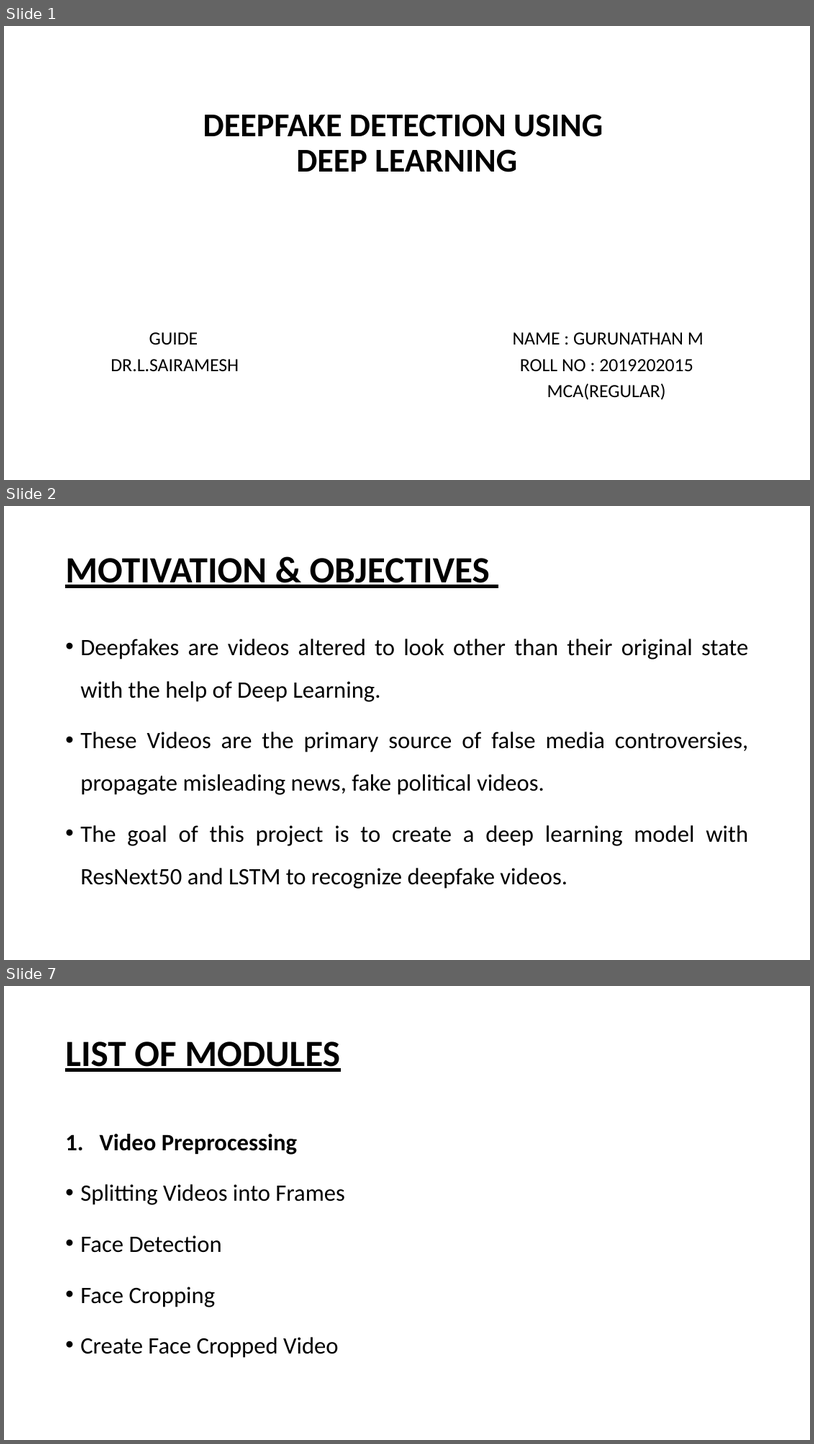
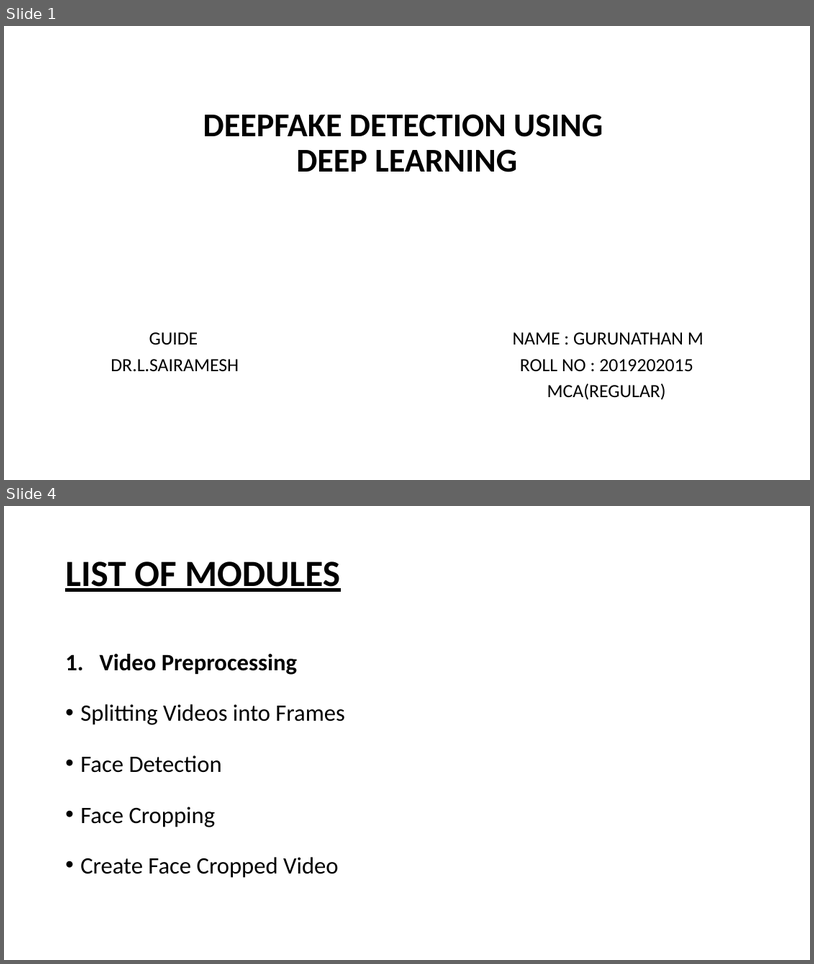
Before and after one commit to gurukms07/deepfakedetection, a slide deck: Second_Review/DEEPFAKE DETECTION2.pptx. Shown one above the other, each under a label of ours: slides 1, 2 and 7 before the commit, slides 1 and 4 after it; the slides between them are not shown. The pictures are 814x1444 and 814x964 pixels, drawn with LibreOffice and Linux fonts; fonts in the diff are those of the drawing. Boxes give left, top, right and bottom in pixels: in the first picture for what was removed or moved away, otherwise in the second. Text is boxed around its words. In the diff, an @@ line names an element or a change of style, - is before the commit and + after.

```diff
--- a/Second_Review/DEEPFAKE DETECTION2.pptx
+++ b/Second_Review/DEEPFAKE DETECTION2.pptx
@@ slide 2 removed at [4, 506, 810, 960], background #FFFFFF @@
@@ title removed at [65, 558, 490, 588] @@
-MOTIVATION & OBJECTIVES
@@ text removed at [80, 638, 748, 888] @@
-• Deepfakes are videos altered to look other than their original state with the help of Deep Learning.
-• These Videos are the primary source of false media controversies, propagate misleading news, fake political videos.
-• The goal of this project is to create a deep learning model with ResNext50 and LSTM to recognize deepfake videos.
@@ what was slide 7 is now slide 4 @@
```
Also in this commit, not shown: 8 slides changed, 2 slides added, 2 other slides removed.
